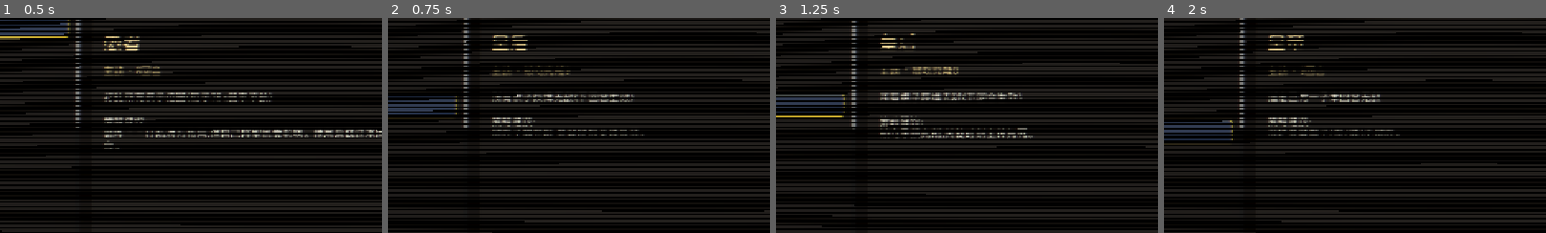
Above: before the commit, frames 1-4 (left to right).
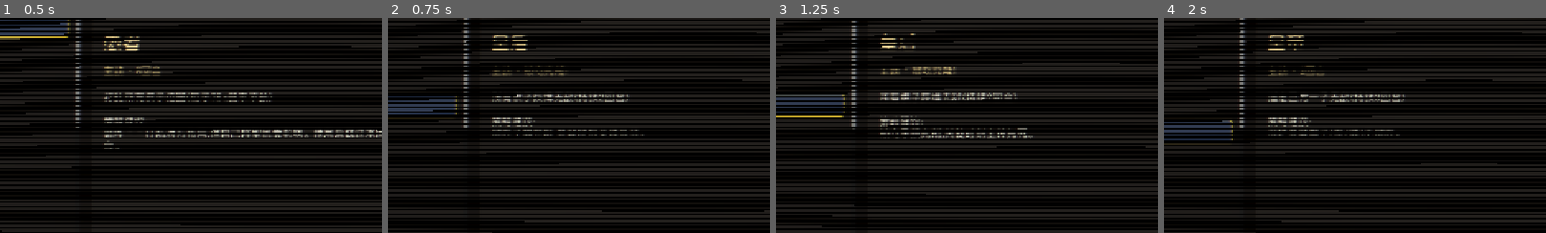
Above: after the commit, the same moments.

Repository: Lurongshika/ChessGame
Game: Godot game, scene res://scenes/manual.tscn
Same seed, same stepped clock (60 frames per second), same inputs: the game is played once before the commit and once after it. This scene is started directly instead of the project's main scene.
Inputs:
- Up to frame 1 (0.5 s): no input
- Up to frame 2 (0.75 s): click "皇后" at 0.5 s
- Up to frame 3 (1.25 s): no input
- Up to frame 4 (2 s): click "皇帝" at 1.25 s
The pictures show only the part of the screen within x 11-61%, y 12-62%; the shares and areas given below are measured in that part.

Frame 1 is identical in both runs. In frame 2, 0.3% of the frame differs, in the area x 46-65%, y 24-40%; in frame 3, 0.3%; in frame 4, 0.4%, in the area x 35-64%, y 24-40%.

Commit message:
平衡:皇后充能上限1+无敌持续2回合;皇帝冷却2回合+无敌持续3回合(双人/四人)

Diff:
--- a/scripts/game.gd
+++ b/scripts/game.gd
@@ -58,6 +58,7 @@
 var skip_next_turn := {0: false, 1: false}  # 节制(进阶):下回合被跳过
 var invincible_piece := Vector2i(-1, -1)  # 皇帝:指定无敌的己方棋子
 var invincible_piece_side := -1    # 皇帝:无敌棋子所属方(用于"己方移动后清除")
+var invincible_piece_turns := 0    # 皇帝:无敌剩余回合数(移动后递减)
 var counter_side := -1          # 皇后(进阶):反制方(该方棋子被吃时同归于尽)
 var siwang_charge := {0: 0, 1: 0}  # 死亡:被吃充能(己方每被吃 1 子 +1)
 var sync_pieces: Array = []     # 命运之轮(进阶):协同棋子(移动不消耗步数,每子每回合一次)
@@ -73,6 +74,7 @@
 var suicide_mark := {}              # 皇帝:{pos: side} 被吃时同归于尽
 var hidden_pieces := {}             # 隐者:{pos: side}
 var invincible_side := -1           # 皇后:无敌方
+var invincible_side_turns := 0      # 皇后:无敌剩余回合数(移动后递减)
 var targeting := {}                 # 目标选择状态 {"perk", "side", "stage", "data"}
 
 # --- 四人模式技能系统(复制双人逻辑,独立状态) ---
@@ -93,6 +95,7 @@
 var skip_next_turn4 := {0: false, 1: false, 2: false, 3: false}
 var invincible_piece4 := Vector2i(-1, -1)
 var invincible_piece_side4 := -1  # 四人:皇帝无敌棋子所属方(用于"己方移动后清除")
+var invincible_piece_turns4 := 0  # 四人:皇帝无敌剩余回合数
 var counter_side4 := -1
 var siwang_charge4 := {0: 0, 1: 0, 2: 0, 3: 0}
 var star2_charge4 := {0: 0, 1: 0, 2: 0, 3: 0}  # 四人:星星逆位蓄势
@@ -107,6 +110,7 @@
 var suicide_mark4 := {}
 var hidden_pieces4 := {}
 var invincible_side4 := -1
+var invincible_side_turns4 := 0  # 四人:皇后无敌剩余回合数
 var targeting4 := {}
 var actions_left4 := 1
 var first_moved4 := Vector2i(-1, -1)
@@ -611,7 +615,7 @@
 			# 充能进度:皇后/死亡用充能值,星星逆位显示蓄势,主动技能显示剩余冷却
 			var prog := ""
 			if id == "huanghou":
-				prog = "充能 %d/3" % queen_charge4[side]
+				prog = "充能 %d/1" % queen_charge4[side]
 			elif id == "siwang":
 				prog = "充能 %d/3" % siwang_charge4[side]
 			elif id == "xingxing2":
@@ -874,9 +878,10 @@
 		return
 	invincible_piece4 = pos
 	invincible_piece_side4 = side
+	invincible_piece_turns4 = 3
 	_apply_skill_cd4("huangdi", side)
 	_done_targeting4()
-	_show_status4("皇帝:该子本回合无敌")
+	_show_status4("皇帝:该子无敌(持续3回合)")
 	_show_skill_announce("huangdi", side)
 	queue_redraw()
 	_consume_turn_after_skill4()
@@ -2148,6 +2153,7 @@
 		"suicide_mark": {} if suicide_mark.is_empty() else {"pos": [suicide_mark["pos"].x, suicide_mark["pos"].y], "side": suicide_mark["side"]},
 		"hidden_pieces": hidden,
 		"invincible_side": invincible_side,
+		"invincible_side_turns": invincible_side_turns,
 		"extra_move": {"0": extra_move[0], "1": extra_move[1]},
 		"hermit_pending": hermit_pending,
 		"hermit_active": hermit_active,
@@ -2163,6 +2169,7 @@
 		"perks_black": perks_black,
 		"invincible_piece": [invincible_piece.x, invincible_piece.y],
 		"invincible_piece_side": invincible_piece_side,
+		"invincible_piece_turns": invincible_piece_turns,
 		"counter_side": counter_side,
 		"siwang_charge": {"0": siwang_charge[0], "1": siwang_charge[1]},
 		"sync_pieces": _sync_pieces_to_data(),
@@ -2223,6 +2230,7 @@
 	for h in data["hidden_pieces"]:
 		hidden_pieces[Vector2i(int(h[0]), int(h[1]))] = int(h[2])
 	invincible_side = int(data["invincible_side"])
+	invincible_side_turns = int(data.get("invincible_side_turns", 0))
 	extra_move = {0: bool(data.get("extra_move", {}).get("0", false)), 1: bool(data.get("extra_move", {}).get("1", false))}
 	hermit_pending = bool(data.get("hermit_pending", false))
 	hermit_active = bool(data.get("hermit_active", false))
@@ -2245,6 +2253,7 @@
 	var ip = data.get("invincible_piece", [-1, -1])
 	invincible_piece = Vector2i(int(ip[0]), int(ip[1]))
 	invincible_piece_side = int(data.get("invincible_piece_side", -1))
+	invincible_piece_turns = int(data.get("invincible_piece_turns", 0))
 	counter_side = int(data.get("counter_side", -1))
 	siwang_charge = {0: int(data.get("siwang_charge", {}).get("0", 0)), 1: int(data.get("siwang_charge", {}).get("1", 0))}
 	sync_pieces = []
@@ -2364,8 +2373,9 @@
 				return
 			invincible_piece = pos
 			invincible_piece_side = side
+			invincible_piece_turns = 3
 			_apply_skill_cd("huangdi", side)
-			status_label.text = "皇帝:该子本回合无敌"
+			status_label.text = "皇帝:该子无敌(持续3回合)"
 			_consume_turn_after_skill()
 		"huangdi2":
 			var pos := Vector2i(int(params["pos"][0]), int(params["pos"][1]))
@@ -3341,13 +3351,19 @@
 			hidden_rm.append(pos)
 	for pos in hidden_rm:
 		hidden_pieces.erase(pos)
-	# 皇后无敌:己方移动后结束
+	# 皇后无敌:己方移动后递减(持续2回合)
 	if invincible_side == side:
-		invincible_side = -1
-	# 皇帝无敌:己方移动后结束(指定的一子)
+		invincible_side_turns -= 1
+		if invincible_side_turns <= 0:
+			invincible_side = -1
+			invincible_side_turns = 0
+	# 皇帝无敌:己方移动后递减(持续3回合)
 	if invincible_piece_side == side:
-		invincible_piece = Vector2i(-1, -1)
-		invincible_piece_side = -1
+		invincible_piece_turns -= 1
+		if invincible_piece_turns <= 0:
+			invincible_piece = Vector2i(-1, -1)
+			invincible_piece_side = -1
+			invincible_piece_turns = 0
 	# 皇后逆位反制:己方移动后结束
 	if counter_side == side:
 		counter_side = -1
@@ -3482,9 +3498,9 @@
 	# 恋人(进阶):仅四人模式,每被吃 3 子,随机摧毁敌方 5 子
 	if four_mode and perks_of(victim_side).has("lianren2") and revive_count[victim_side] % 3 == 0:
 		_destroy_random_enemy(victim_side, 5)
-	# 皇后:己方每被吃 1 子,充能 +1(上限 3)
+	# 皇后:己方每被吃 1 子,充能 +1(上限 1)
 	if perks_of(victim_side).has("huanghou") or perks_of(victim_side).has("huanghou2"):
-		queen_charge[victim_side] = mini(queen_charge[victim_side] + 1, 3)
+		queen_charge[victim_side] = mini(queen_charge[victim_side] + 1, 1)
 	# 死亡:己方每被吃 1 子,充能 +1(上限 3)
 	if perks_of(victim_side).has("siwang") or perks_of(victim_side).has("siwang2"):
 		siwang_charge[victim_side] = mini(siwang_charge[victim_side] + 1, 3)
@@ -4110,7 +4126,7 @@
 		# 充能进度:皇后/死亡用充能值,星星逆位显示蓄势,主动技能显示剩余冷却
 		var prog := ""
 		if id == "huanghou":
-			prog = "充能 %d/3" % queen_charge[side_id]
+			prog = "充能 %d/1" % queen_charge[side_id]
 		elif id == "siwang":
 			prog = "充能 %d/3" % siwang_charge[side_id]
 		elif id == "xingxing2":
@@ -4433,7 +4449,8 @@
 		return
 	queen_charge[side] -= 1
 	invincible_side = side
-	status_label.text = "皇后:己方所有棋子本回合无敌"
+	invincible_side_turns = 2
+	status_label.text = "皇后:己方所有棋子无敌(持续2回合)"
 	queue_redraw()
 	_consume_turn_after_skill()
 
@@ -4626,9 +4643,10 @@
 		return
 	invincible_piece = pos
 	invincible_piece_side = side
+	invincible_piece_turns = 3
 	_apply_skill_cd("huangdi", side)
 	_done_targeting()
-	status_label.text = "皇帝:该子本回合无敌"
+	status_label.text = "皇帝:该子无敌(持续3回合)"
 	_show_skill_announce("huangdi", side)
 	queue_redraw()
 	if net_role == "host":
@@ -6034,9 +6052,9 @@
 		_revive_piece4(victim_side)
 	if perks4[victim_side].has("lianren2") and revive_count4[victim_side] % 3 == 0:
 		_destroy_random_enemy4(victim_side, 5)
-	# 皇后/死亡:被吃充能
+	# 皇后/死亡:被吃充能(皇后上限 1)
 	if perks4[victim_side].has("huanghou") or perks4[victim_side].has("huanghou2"):
-		queen_charge4[victim_side] = mini(queen_charge4[victim_side] + 1, 3)
+		queen_charge4[victim_side] = mini(queen_charge4[victim_side] + 1, 1)
 	if perks4[victim_side].has("siwang") or perks4[victim_side].has("siwang2"):
 		siwang_charge4[victim_side] = mini(siwang_charge4[victim_side] + 1, 3)
 
@@ -6137,10 +6155,16 @@
 	for pos in hidden_rm:
 		hidden_pieces4.erase(pos)
 	if invincible_side4 == side:
-		invincible_side4 = -1
+		invincible_side_turns4 -= 1
+		if invincible_side_turns4 <= 0:
+			invincible_side4 = -1
+			invincible_side_turns4 = 0
 	if invincible_piece_side4 == side:
-		invincible_piece4 = Vector2i(-1, -1)
-		invincible_piece_side4 = -1
+		invincible_piece_turns4 -= 1
+		if invincible_piece_turns4 <= 0:
+			invincible_piece4 = Vector2i(-1, -1)
+			invincible_piece_side4 = -1
+			invincible_piece_turns4 = 0
 	if counter_side4 == side:
 		counter_side4 = -1
 
@@ -6367,8 +6391,10 @@
 		"suicide_mark4": {} if suicide_mark4.is_empty() else {"pos": [suicide_mark4["pos"].x, suicide_mark4["pos"].y], "side": suicide_mark4["side"]},
 		"hidden_pieces4": hidden,
 		"invincible_side4": invincible_side4,
+		"invincible_side_turns4": invincible_side_turns4,
 		"invincible_piece4": [invincible_piece4.x, invincible_piece4.y],
 		"invincible_piece_side4": invincible_piece_side4,
+		"invincible_piece_turns4": invincible_piece_turns4,
 		"counter_side4": counter_side4,
 		"hermit_pending4": hermit_pending4,
 		"hermit_active4": hermit_active4,
@@ -6437,8 +6463,10 @@
 	for h in data["hidden_pieces4"]:
 		hidden_pieces4[Vector2i(int(h[0]), int(h[1]))] = int(h[2])
 	invincible_side4 = int(data["invincible_side4"])
+	invincible_side_turns4 = int(data.get("invincible_side_turns4", 0))
 	invincible_piece4 = Vector2i(int(data["invincible_piece4"][0]), int(data["invincible_piece4"][1]))
 	invincible_piece_side4 = int(data.get("invincible_piece_side4", -1))
+	invincible_piece_turns4 = int(data.get("invincible_piece_turns4", 0))
 	counter_side4 = int(data.get("counter_side4", -1))
 	hermit_pending4 = bool(data.get("hermit_pending4", false))
 	hermit_active4 = bool(data.get("hermit_active4", false))
@@ -6623,10 +6651,11 @@
 					return
 				invincible_piece4 = pos
 				invincible_piece_side4 = side
+				invincible_piece_turns4 = 3
 				_apply_skill_cd4("huangdi", side)
 				_record_skill4(side, "huangdi")
 				notify_skill_used4.rpc("huangdi", side)
-				_show_status4("皇帝:该子本回合无敌")
+				_show_status4("皇帝:该子无敌(持续3回合)")
 				_consume_turn_after_skill4()
 				queue_redraw()
 				return
@@ -6790,7 +6819,8 @@
 		status_label.text = "皇后:所有棋子获得反制(被吃同归于尽)"
 	else:
 		invincible_side4 = side
-		_show_status4("皇后:己方所有棋子本回合无敌")
+		invincible_side_turns4 = 2
+		_show_status4("皇后:己方所有棋子无敌(持续2回合)")
 	queue_redraw()
 	_consume_turn_after_skill4()
 
--- a/scripts/perks.gd
+++ b/scripts/perks.gd
@@ -9,8 +9,8 @@
 	{"id": "yuzhe", "name": "愚者", "tip": "主动 · 8回合", "desc": "打乱所有棋子位置(每子75%概率不动)", "cat": "全局"},
 	{"id": "moshushi", "name": "魔术师", "tip": "主动 · 6回合", "desc": "交换我方两子的位置", "cat": "全局"},
 	{"id": "nvjisi", "name": "女祭司", "tip": "主动 · 3回合", "desc": "在我方兵线随机位置生成一个兵", "cat": "全局"},
-	{"id": "huanghou", "name": "皇后", "tip": "主动 · 被吃充能3", "desc": "所有棋子获得无敌(下回合生效)", "cat": "全局"},
-	{"id": "huangdi", "name": "皇帝", "tip": "主动 · 3回合", "desc": "指定己方一子本回合无敌", "cat": "全局"},
+	{"id": "huanghou", "name": "皇后", "tip": "主动 · 被吃充能1", "desc": "所有棋子获得无敌(持续2回合)", "cat": "全局"},
+	{"id": "huangdi", "name": "皇帝", "tip": "主动 · 2回合", "desc": "指定己方一子无敌(持续3回合)", "cat": "全局"},
 	{"id": "jiaohuang", "name": "教皇", "tip": "被动 · 象强化", "desc": "象落位处的己方棋子获得无敌", "cat": "棋子"},
 	{"id": "lianren", "name": "恋人", "tip": "被动", "desc": "每被吃两个子可以复活一子到同类棋子出生位置,位置全部被占则不可复活", "cat": "全局"},
 	{"id": "zhanche", "name": "战车", "tip": "被动 · 车强化", "desc": "与己方车相邻的棋子,可落至该车所能落位(整局生效)", "cat": "全局"},
@@ -35,7 +35,7 @@
 	{"id": "yuzhe2", "name": "愚者·逆位", "tip": "主动 · 16回合(开局无充能)", "desc": "复原所有棋子位置(不复活被吃子);开局需 16 回合充能", "cat": "全局"},
 	{"id": "moshushi2", "name": "魔术师·逆位", "tip": "主动 · 6回合", "desc": "交换敌方两子的位置", "cat": "全局"},
 	{"id": "nvjisi2", "name": "女祭司·逆位", "tip": "主动 · 7回合", "desc": "在我方底线随机位置生成一个随机棋子", "cat": "全局"},
-	{"id": "huanghou2", "name": "皇后·逆位", "tip": "主动 · 被吃充能3", "desc": "所有棋子获得反制持续1回合(被吃时与对方同归于尽)", "cat": "全局"},
+	{"id": "huanghou2", "name": "皇后·逆位", "tip": "主动 · 被吃充能1", "desc": "所有棋子获得反制持续1回合(被吃时与对方同归于尽)", "cat": "全局"},
 	{"id": "huangdi2", "name": "皇帝·逆位", "tip": "主动", "desc": "指定己方一子获得反制,效果永久存在(被吃时同归于尽)", "cat": "全局"},
 	{"id": "jiaohuang2", "name": "教皇·逆位", "tip": "被动 · 象强化", "desc": "象落位处的己方棋子获得反制(被吃时同归于尽)", "cat": "棋子"},
 	{"id": "lianren2", "name": "恋人·逆位", "tip": "被动", "desc": "每被吃3个子随机摧毁敌方5子(仅四人模式)", "cat": "全局"},
--- a/tests/test_net_sync.gd
+++ b/tests/test_net_sync.gd
@@ -242,6 +242,27 @@
 	_check(scene.invincible_side == R.Side.RED, "有充能:皇后释放成功")
 	_check(scene.queen_charge[R.Side.RED] == 0, "皇后释放后充能消耗")
 	_check(scene.turn == R.Side.BLACK, "皇后释放后消耗本回合")
+	# 皇后充能上限 1:连续被吃不超 1
+	scene._handle_capture({"side": R.Side.RED, "type": R.Type.PAWN, "pos": Vector2i(4, 7), "birth_pos": Vector2i(4, 7)}, Vector2i(4, 7), R.Side.BLACK)
+	scene._handle_capture({"side": R.Side.RED, "type": R.Type.ROOK, "pos": Vector2i(0, 7), "birth_pos": Vector2i(0, 7)}, Vector2i(0, 7), R.Side.BLACK)
+	_check(scene.queen_charge[R.Side.RED] == 1, "皇后充能上限 1:被吃 2 子仍为 1")
+	# 皇后无敌持续 2 回合:释放后己方移动 2 次才消失
+	scene.queen_charge[R.Side.RED] = 1
+	scene.turn = R.Side.RED
+	scene.actions_left = 1
+	scene.invincible_side_turns = 0
+	scene._skill_queen("huanghou", R.Side.RED)
+	_check(scene.invincible_side == R.Side.RED and scene.invincible_side_turns == 2, "皇后无敌:持续 2 回合")
+	# 皇帝无敌持续 3 回合
+	scene.perks_red = {"huangdi": true}
+	scene._setup_board()
+	scene.turn = R.Side.RED
+	scene.actions_left = 1
+	scene.invincible_piece_turns = 0
+	scene._handle_king_guard(Vector2i(4, 9), R.Side.RED)  # 红帅
+	_check(scene.invincible_piece == Vector2i(4, 9) and scene.invincible_piece_turns == 3, "皇帝无敌:持续 3 回合")
+	# 皇帝冷却 2 回合(tip 解析)
+	_check(scene._skill_cd_value("huangdi") == 2, "皇帝冷却 2 回合")
 
 	# --- 审判逆位:敌方吃我方棋子时,纯规则(无技能)吃不到则禁止 ---
 	scene.net_role = "host"
